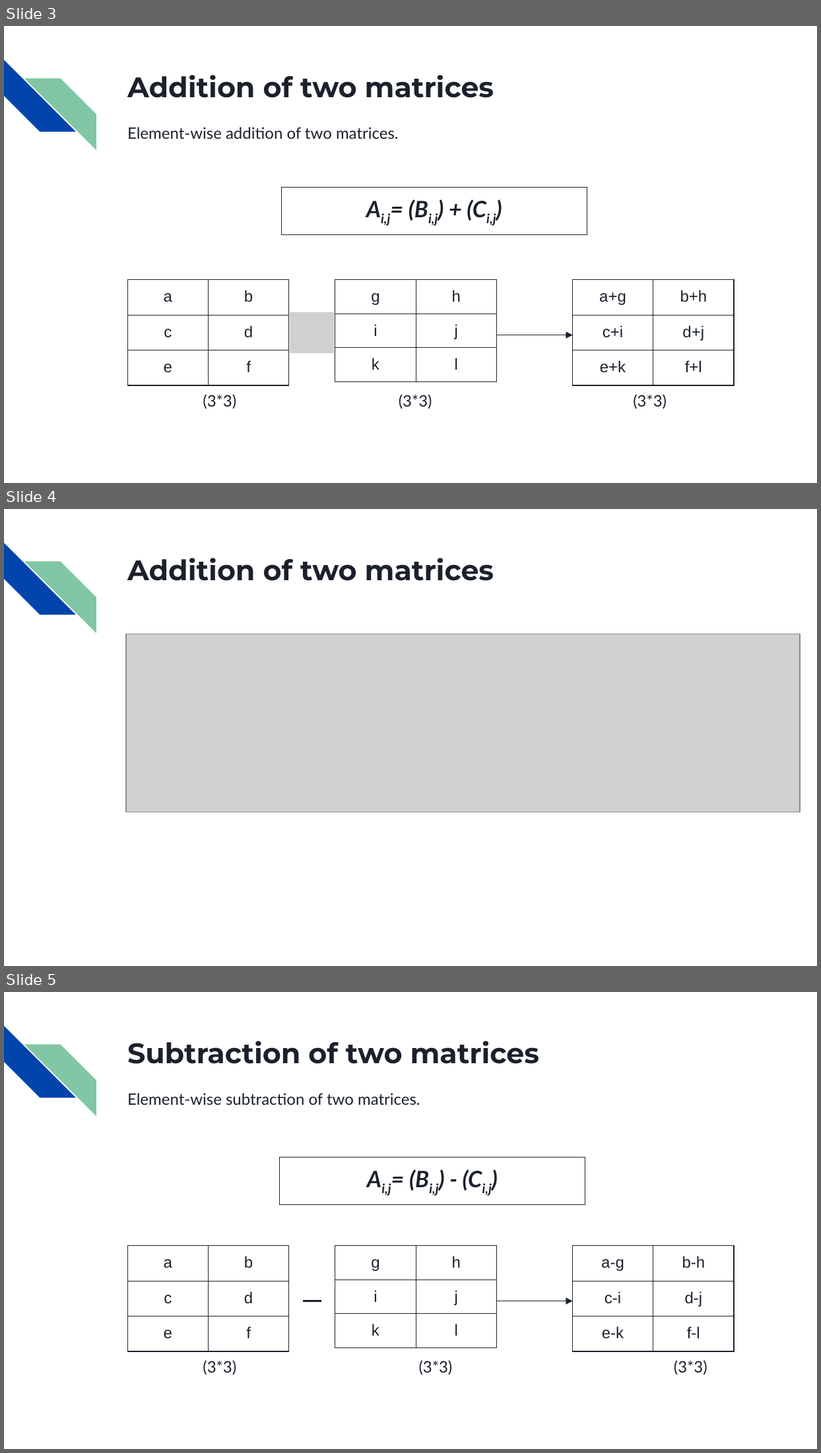
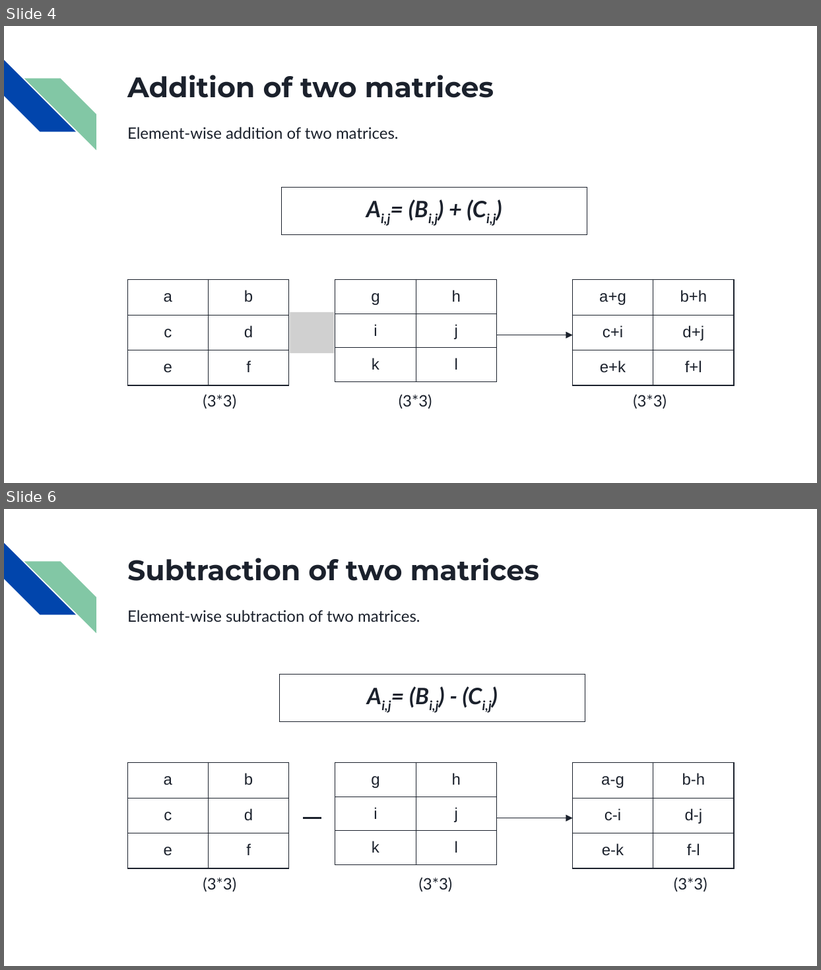
Before and after one commit to AhnafMubashshir/SPL-1, a slide deck: SPL-1 Matrix Factorization (mid presentation).pptx. Shown one above the other, each under a label of ours: slides 3, 4 and 5 before the commit, slides 4 and 6 after it; the slides between them are not shown. The pictures are 821x1453 and 821x970 pixels, drawn with LibreOffice and Linux fonts; fonts in the diff are those of the drawing; grey boxes stand for pictures. Boxes give left, top, right and bottom in pixels: in the first picture for what was removed or moved away, otherwise in the second. Text is boxed around its words. In the diff, an @@ line names an element or a change of style, - is before the commit and + after.

```diff
--- a/SPL-1 Matrix Factorization (mid presentation).pptx
+++ b/SPL-1 Matrix Factorization (mid presentation).pptx
@@ slide 4 removed at box(4, 509, 817, 966), background #FFFFFF; not listed: 2 template elements that a slide beside it also shows @@
@@ title removed at box(127, 558, 494, 581) @@
-Addition of two matrices
@@ picture removed at box(126, 634, 800, 813) @@
@@ what was slide 3 is now slide 4 @@
@@ what was slide 5 is now slide 6 @@
```
Also in this commit, not shown: 4 slides changed, 8 slides added, 8 other slides removed, 47 other files.
